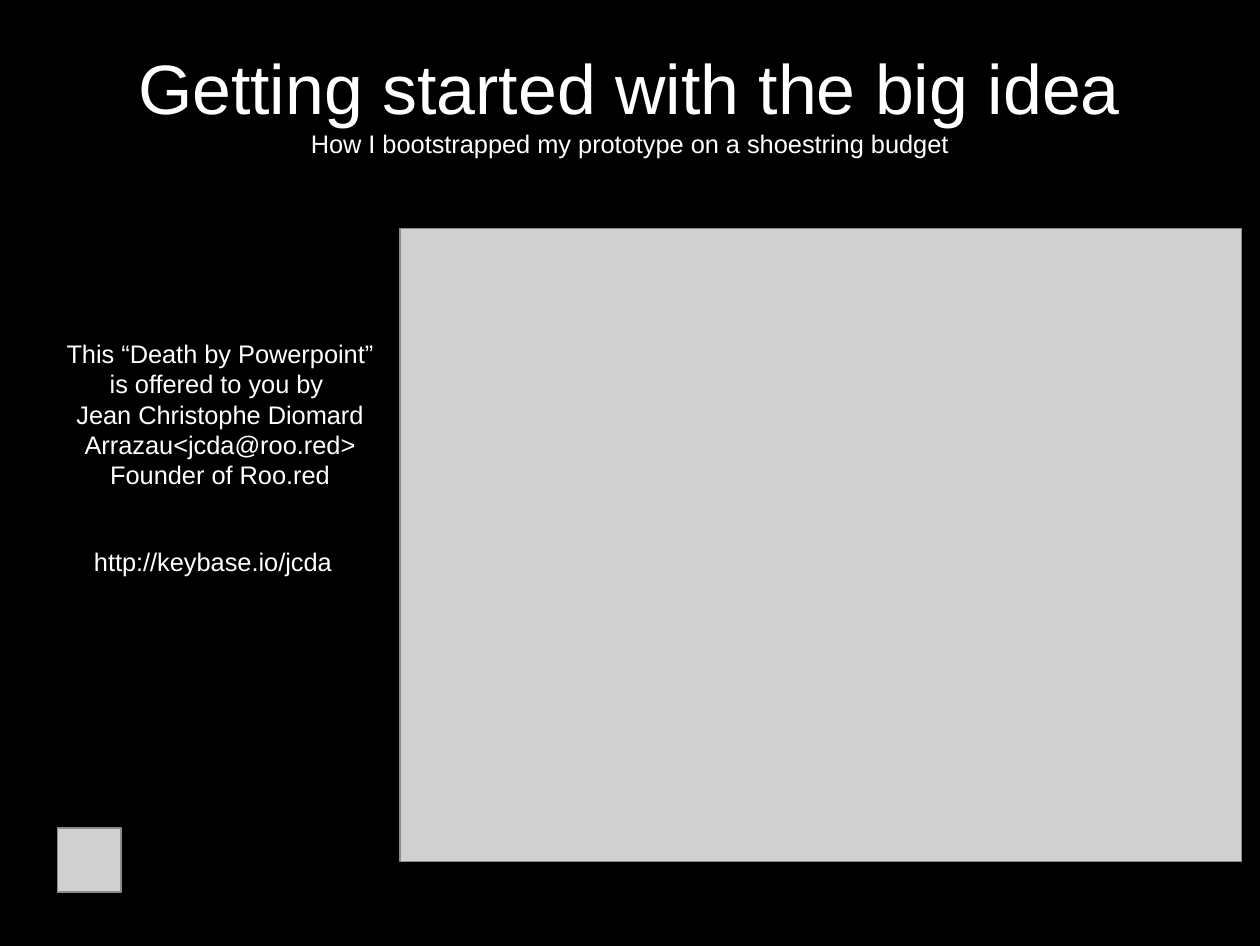
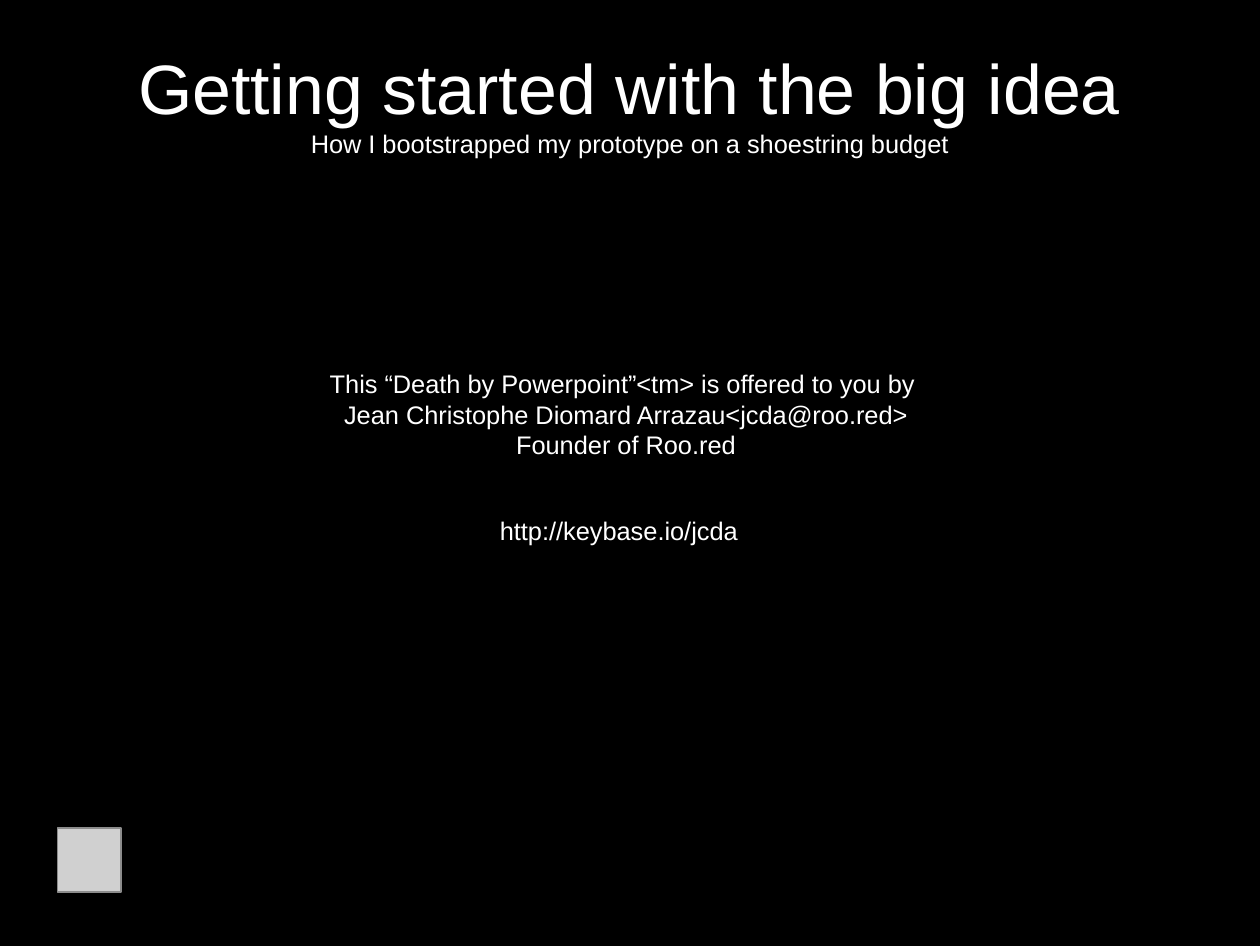
Before and after one commit to jcda/django-mvp-install-script, a slide deck: slide 1 of MVP-presentation-BD-Meetup.odp. Drawn at 1260x946 pixels with LibreOffice and Linux fonts; fonts in the diff are those of the drawing; grey boxes stand for pictures. Boxes give left, top, right and bottom in pixels: in the first picture for what was removed or moved away, otherwise in the second. Text is boxed around its words. In the diff, an @@ line names an element or a change of style, - is before the commit and + after.

```diff
--- a/MVP-presentation-BD-Meetup.odp
+++ b/MVP-presentation-BD-Meetup.odp
@@ picture removed at (400, 229, 1242, 861) @@
@@ subtitle at (330, 374, 915, 399): text changed @@
-This “Death by Powerpoint” is offered to you by
+This “Death by Powerpoint”<tm> is offered to you by
```
Also in this commit, not shown: 12 other slides changed, 3 slides added.
